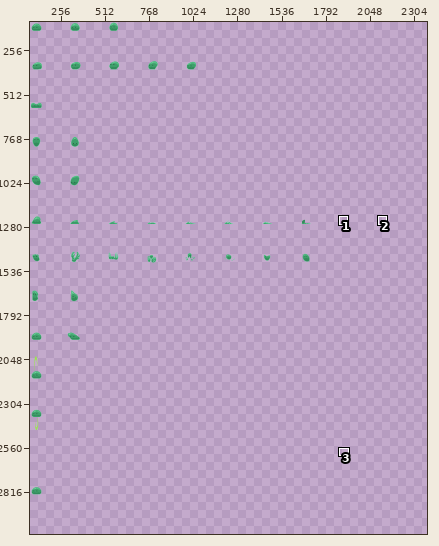
One commit to this sprite sheet: Ingame/game_objects/player/sprites/player.png. The first picture is a wide view before the edit; the outline marks the close-up.
Close-up. Before the edit:
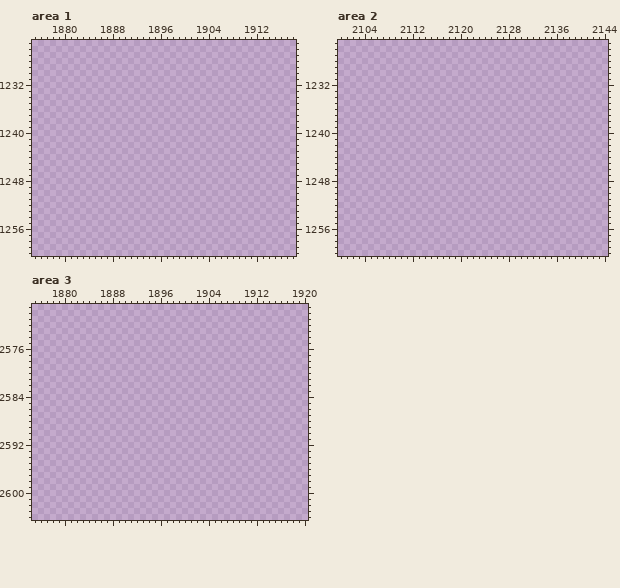
The file is 2464x2464 pixels. Shown: area 1: x 1875..1918, y 1225..1260; area 2: x 2100..2144, y 1225..1260; area 3: x 1875..1920, y 2569..2604. The old version is drawn lined up with the new one. The wide view leaves out empty margins. The commit also changed other parts of the picture, which this record leaves out.
Once edited:
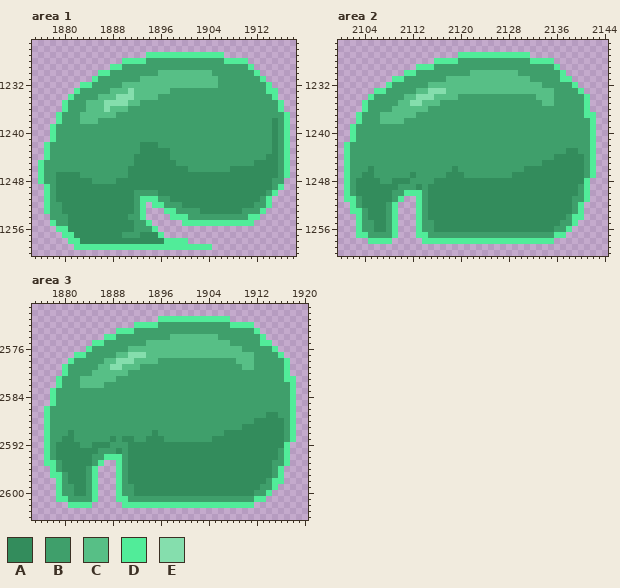
Palette (. is transparent): A #338c5c  B #3f9f6b  C #57bf86  D #51ec99  E #85dead
Change:
canvas 2464x2464 -> 2464x3136; drawings rearranged on the sheet (the old picture shows each at its new place; 24 dropped ones are not shown)
Changed rows in their new state; - is an unchanged pixel.
Area 1:
first column x 1876:
1227 ------------------DDDDDDDDDDDDD-----------
1228 --------------DDDDBBBBBBBBBBBBBDDDD-------
1229 ------------DDBBBBBBBBBBBBBBBBBBBBBD------
1230 ----------DDBBBBBBBBCCCCCCCCCBBBBBBBD-----
1231 ---------DBBBBBBBCCCCCCCCCCCCCBBBBBBBD----
1232 -------DDBBBBBCCCCCCCCCCCCCCCCBBBBBBBBD---
1233 ------DBBBBBCCCECCCCCCBBBBBBBBBBBBBBBBDD--
1234 -----DBBBBCCCEEECCCCBBBBBBBBBBBBBBBBBBBD--
1235 ----DBBBCCCEEEECCBBBBBBBBBBBBBBBBBBBBBBBD-
1236 ----DBBBCCCECCCBBBBBBBBBBBBBBBBBBBBBBBBBD-
1237 ---DBBBCCCCCCBBBBBBBBBBBBBBBBBBBBBBBBBBBBD
1238 ---DBBBCCCBBBBBBBBBBBBBBBBBBBBBBBBBBBBBABD
1239 --DBBBBBBBBBBBBBBBBBBBBBBBBBBBBBBBBBBBBABD
1240 --DBBBBBBBBBBBBBBBBBBBBBBBBBBBBBBBBBBBBABD
1241 --DBBBBBBBBBBBBBBBBBBBBBBBBBBBBBBBBBBBBABD
1242 -DBBBBBBBBBBBBBBBAAABBBBBBBBBBBBBBBBBBBABD
1243 -DBBBBBBBBBBBBBBBAAAAABBBBBBBBBBBBBBBBBABD
1244 -DBBBBBBBBBBBBBBAAAAAABBBBBBBBBBBBBBBBAABD
1245 DBBBBBBBBBBBBBBBAAAAAAABBBBBBBBBBBBBAAAABD
1246 DBBBBBBBBBBBBBBAAAAAAAAAABBBBBBBAAAAAAAABD
1247 DBBAAAABBBBBBBBAAAAAAAAAAAAAAAAAAAAAAAAABD
1248 DBBAAAAAABBBBAAAAAAAAAAAAAAAAAAAAAAAAAABB-
1249 -DBAAAAAAAAAAAAAAAAAAAAAAAAAAAAAAAAAAAABD-
1250 -DBAAAAAAAAAAAAABBBBAAAAAAAAAAAAAAAAAABD--
1251 -DBAAAAAAAAAAAAABDDDBBAAAAAAAAAAAAAAABD---
1252 -DBBAAAAAAAAAAAABD-DDBBBAAAAAAAAAAAABBD---
1253 -DBBAAAAAAAAAAAABD---DDBBBBAAAAAAABBBD----
1254 --BBBAAAAAAAAAABBD----DDDBBBBBBBBBBDD-----
1255 --DBBAAAAAAAAAAABBD-----DDDDDDDDDDDD------
1256 ---DDAAAAAAAAAAABBBD----------------------
1257 ----DDAAAAAAAABBBAAAD---------------------
1258 -----DDAAAAAAAAAAAAAADDDD-----------------
1259 ------DDDDDDDDDDDDDDDDDDDDDDD-------------
Area 2:
first column x 2101:
1227 -------------------DDDDDDDDDDDD-----------
1228 ---------------DDDDBBBBBBBBBBBBDDDD-------
1229 ------------DDDBBBBBBBBBBBBBBBBBBBBD------
1230 ----------DDBBBBBBBBBCCCCCCCCBBBBBBBD-----
1231 --------DDBBBBBBBCCCCCCCCCCCCCCBBBBBDD----
1232 -------DBBBBBBCCCCCCCCCCCCCCCCCCCBBBBBD---
1233 -----DDBBBBBCCEEECCCCCCCCCCCCCCCCCCBBBBD--
1234 ----DBBBBBCCEEECCCCBBBBBBBBBBBBBCCCBBBBBD-
1235 ---DBBBBBCCEECCCBBBBBBBBBBBBBBBBBCCBBBBBD-
1236 ---DBBBBCCCCCCBBBBBBBBBBBBBBBBBBBBBBBBBBD-
1237 --DBBBCCCCCCBBBBBBBBBBBBBBBBBBBBBBBBBBBBDD
1238 --DBBBCCCCBBBBBBBBBBBBBBBBBBBBBBBBBBBBBBBD
1239 -DBBBBBBBBBBBBBBBBBBBBBBBBBBBBBBBBBBBBBBBD
1240 -DBBBBBBBBBBBBBBBBBBBBBBBBBBBBBBBBBBBBBBBD
1241 -DBBBBBBBBBBBBBBBBBBBBBBBBBBBBBBBBBBBBBBBD
1242 DBBBBBBBBBBBBBBBBBBBBBBBBBBBBBBBBBBBBBBBBD
1243 DBBBBBBBBBBBBBBBBBBBBBBBBBBBBBBBBBBBBAABBD
1244 DBBBBBBBBBBBBBBBBBBBBBBBBBBBBBBBBBBAAAAABD
1245 DBBBBBBBBBBBBBBBBBBBBBBBBBBBBBBBBAAAAAAABD
1246 DBBBABBBBBBBBBBBBBABBBBBBBBBBBAAAAAAAAAABD
1247 DBBAABBBBBBABBBBBAAABBBBBBBBAAAAAAAAAAAABD
1248 DBAAAABBAAABBBBAAAAAAAAAAAAAAAAAAAAAAAAAD-
1249 DBAAAAAAABBBABAAAAAAAAAAAAAAAAAAAAAAAAABD-
1250 DBAAAAAABBDDDBAAAAAAAAAAAAAAAAAAAAAAAAABD-
1251 DDBAAAAABD--DBAAAAAAAAAAAAAAAAAAAAAAAABBD-
1252 -DBAAAABD---DBAAAAAAAAAAAAAAAAAAAAAAAABD--
1253 -DDBAAABD---DBAAAAAAAAAAAAAAAAAAAAAAAABD--
1254 --DBAAABD---DBAAAAAAAAAAAAAAAAAAAAAAABDD--
1255 --DBBAABD---DBBAAAAAAAAAAAAAAAAAAAAABBD---
1256 --DBBAABD---DBBAAAAAAAAAAAAAAAAAAAABBD----
1257 --DDBBBBD---DDBBBBBBBBBBBBBBBBBBBBBDD-----
1258 ----DDDD-----DDDDDDDDDDDDDDDDDDDDDD-------
Area 3:
first column x 1877:
2571 -------------------DDDDDDDDDDDD-----------
2572 ---------------DDDDBBBBBBBBBBBBDDDD-------
2573 ------------DDDBBBBBBBBBBBBBBBBBBBBD------
2574 ----------DDBBBBBBBBBCCCCCCCCBBBBBBBD-----
2575 --------DDBBBBBBBCCCCCCCCCCCCCCBBBBBDD----
2576 -------DBBBBBBCCCCCCCCCCCCCCCCCCCBBBBBD---
2577 -----DDBBBBBCCEEECCCCCCCCCCCCCCCCCCBBBBD--
2578 ----DBBBBBCCEEECCCCBBBBBBBBBBBBBCCCBBBBBD-
2579 ---DBBBBBCCEECCCBBBBBBBBBBBBBBBBBCCBBBBBD-
2580 ---DBBBBCCCCCCBBBBBBBBBBBBBBBBBBBBBBBBBBD-
2581 --DBBBCCCCCCBBBBBBBBBBBBBBBBBBBBBBBBBBBBDD
2582 --DBBBCCCCBBBBBBBBBBBBBBBBBBBBBBBBBBBBBBBD
2583 -DBBBBBBBBBBBBBBBBBBBBBBBBBBBBBBBBBBBBBBBD
2584 -DBBBBBBBBBBBBBBBBBBBBBBBBBBBBBBBBBBBBBBBD
2585 -DBBBBBBBBBBBBBBBBBBBBBBBBBBBBBBBBBBBBBBBD
2586 DBBBBBBBBBBBBBBBBBBBBBBBBBBBBBBBBBBBBBBBBD
2587 DBBBBBBBBBBBBBBBBBBBBBBBBBBBBBBBBBBBBAABBD
2588 DBBBBBBBBBBBBBBBBBBBBBBBBBBBBBBBBBBAAAAABD
2589 DBBBBBBBBBBBBBBBBBBBBBBBBBBBBBBBBAAAAAAABD
2590 DBBBABBBBBBBBBBBBBABBBBBBBBBBBAAAAAAAAAABD
2591 DBBAABBBBBBABAABBAAABBBBBBBBAAAAAAAAAAAABD
2592 DBAAAABBAAABBBAAAAAAAAAAAAAAAAAAAAAAAAAAD-
2593 DBAAAAAAABBBABAAAAAAAAAAAAAAAAAAAAAAAAABD-
2594 DBAAAAAABBDDDBAAAAAAAAAAAAAAAAAAAAAAAAABD-
2595 DDBAAAAABD--DBAAAAAAAAAAAAAAAAAAAAAAAABBD-
2596 -DBAAAABD---DBAAAAAAAAAAAAAAAAAAAAAAAABD--
2597 -DDBAAABD---DBAAAAAAAAAAAAAAAAAAAAAAAABD--
2598 --DBAAABD---DBAAAAAAAAAAAAAAAAAAAAAAABDD--
2599 --DBBAABD---DBBAAAAAAAAAAAAAAAAAAAAABBD---
2600 --DBBAABD---DBBAAAAAAAAAAAAAAAAAAAABBD----
2601 --DDBBBBD---DDBBBBBBBBBBBBBBBBBBBBBDD-----
2602 ----DDDD-----DDDDDDDDDDDDDDDDDDDDDD-------
Changed places in both close-ups, as pixel boxes (x1, y1, x2, y2):
added: (38, 52, 290, 250)
added: (344, 52, 596, 244)
added: (44, 316, 296, 508)
